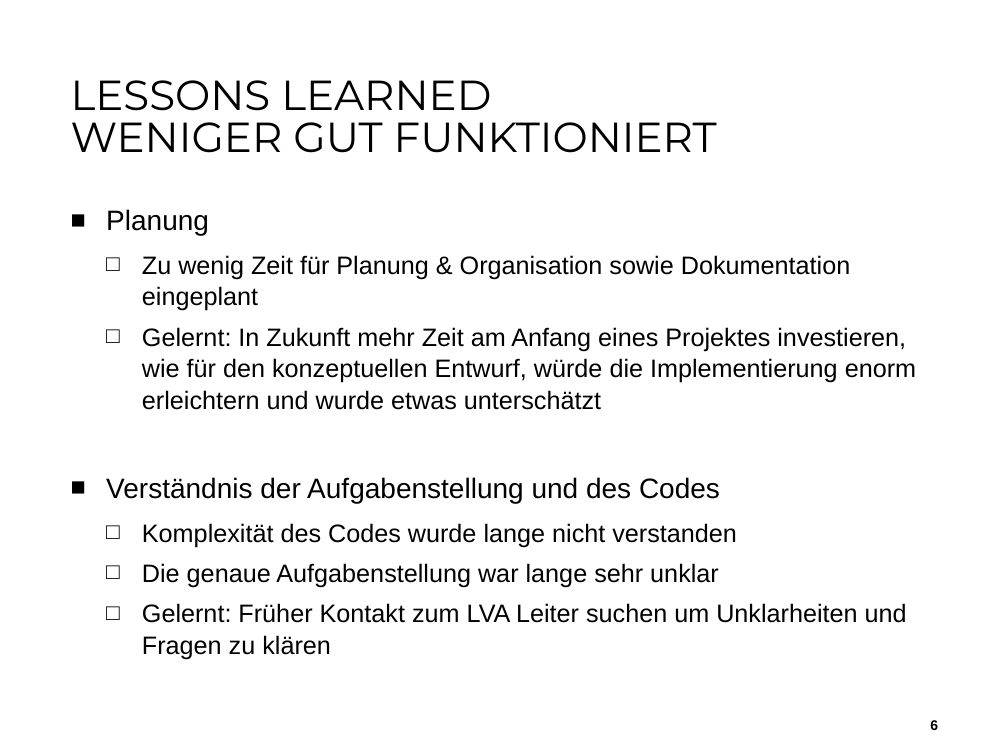
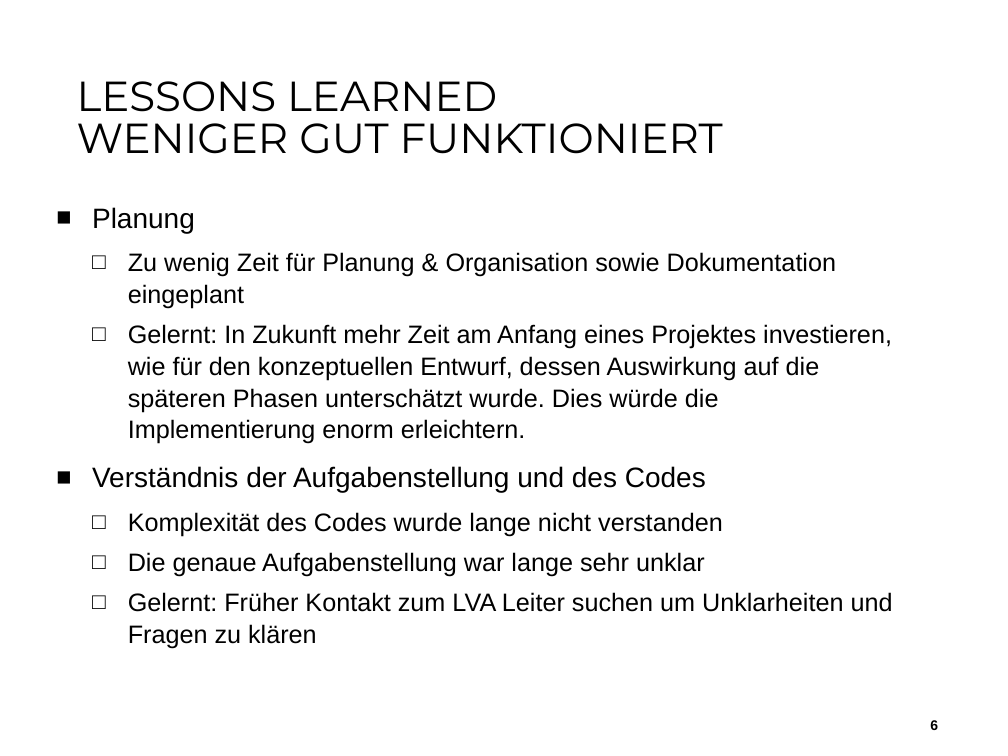
Before and after one commit to aistleithnera/258321_DKE_PR, a slide deck: slide 6 of Dokumente/Projektabschluss/Endabgabe_Projektabschluss.pptx. Drawn at 1008x756 pixels with LibreOffice and Linux fonts; fonts in the diff are those of the drawing; background and template pictures are left out. Boxes give left, top, right and bottom in pixels: in the first picture for what was removed or moved away, otherwise in the second. Text is boxed around its words. In the diff, an @@ line names an element or a change of style, - is before the commit and + after.

Commit message:
Präs.Update

```diff
--- a/Dokumente/Projektabschluss/Endabgabe_Projektabschluss.pptx
+++ b/Dokumente/Projektabschluss/Endabgabe_Projektabschluss.pptx
@@ title "LESSONS LEARNED WENIGER GUT FUNKTIONIERT": place and size @@
-title "LESSONS LEARNED WENIGER GUT FUNKTIONIERT" at <box>71,80,717,153</box>
+title "LESSONS LEARNED WENIGER GUT FUNKTIONIERT" at <box>77,81,723,154</box>
@@ text "Planung": place and size @@
-text "Planung" at <box>106,209,916,659</box>
+text "Planung" at <box>92,207,893,649</box>
@@ text at <box>128,324,892,444</box>: text changed @@
-  □ Gelernt: In Zukunft mehr Zeit am Anfang eines Projektes investieren, wie für den konzeptuellen Entwurf, würde die Implementierung enorm erleichtern und wurde etwas unterschätzt
+  □ Gelernt: In Zukunft mehr Zeit am Anfang eines Projektes investieren, wie für den konzeptuellen Entwurf, dessen Auswirkung auf die späteren Phasen unterschätzt wurde. Dies würde die Implementierung enorm erleichtern.
```
